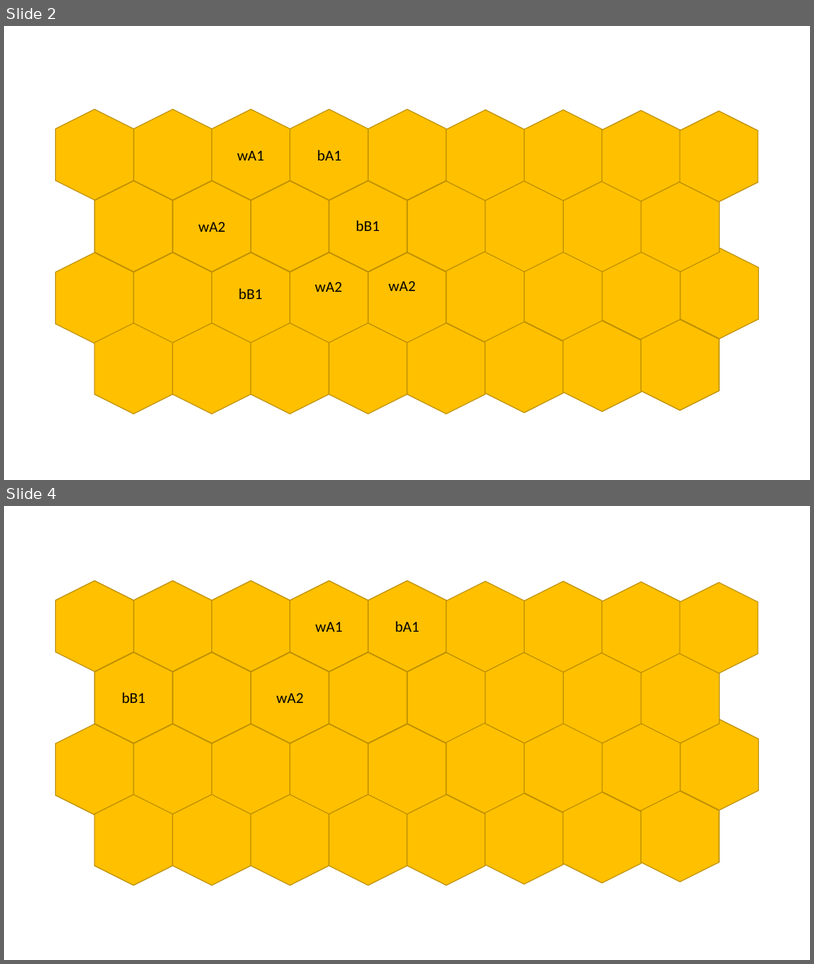
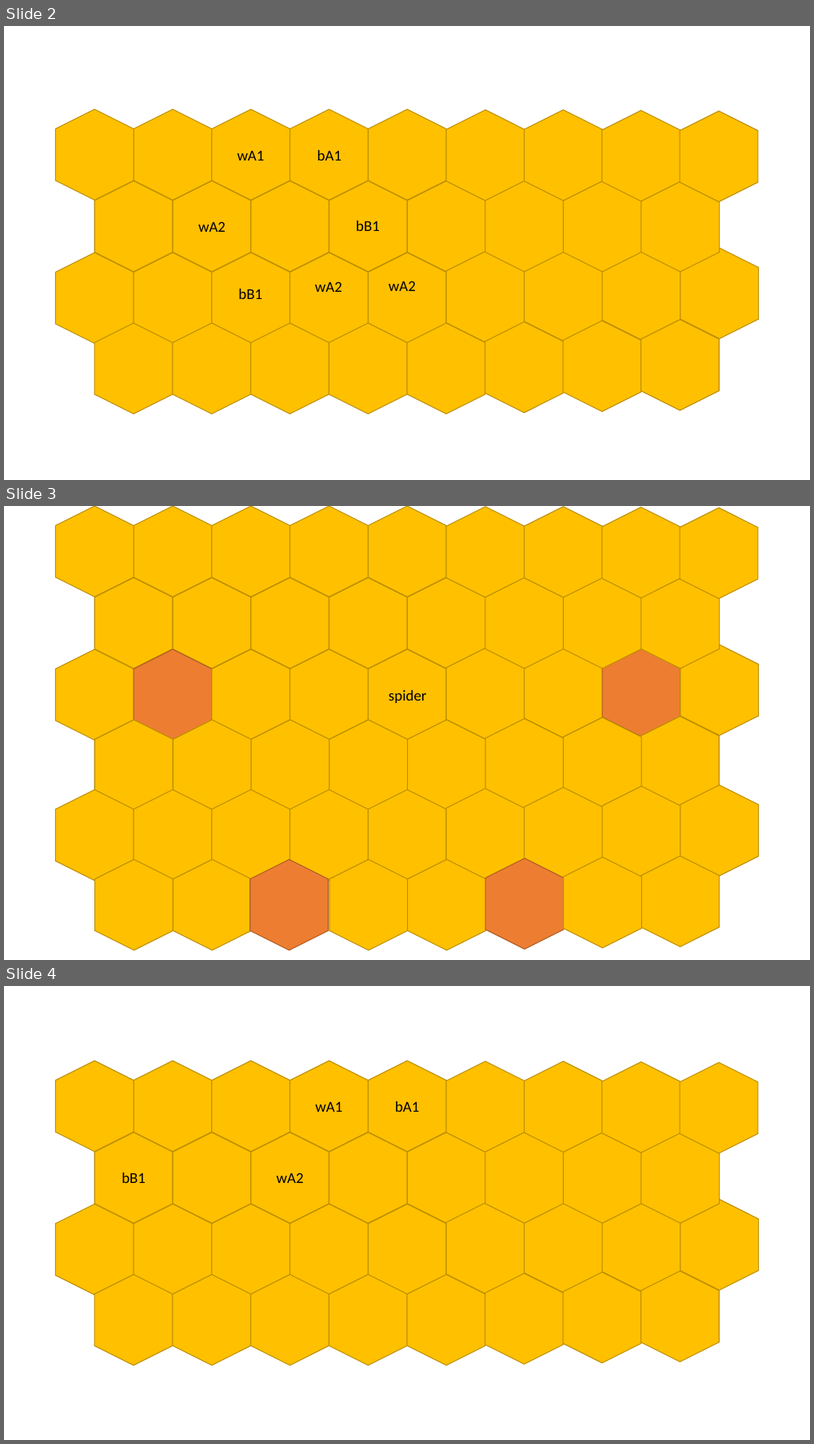
Before and after one commit to ay-sbu/ai-hive-game-python, a slide deck: hive.pptx. Shown one above the other, each under a label of ours: slides 2 and 4 before the commit, slides 2, 3 and 4 after it; the slides between them are not shown. The pictures are 814x964 and 814x1444 pixels, drawn with LibreOffice and Linux fonts; fonts in the diff are those of the drawing. Boxes give left, top, right and bottom in pixels: in the first picture for what was removed or moved away, otherwise in the second. Text is boxed around its words. In the diff, an @@ line names an element or a change of style, - is before the commit and + after.

Commit message:
spider, queen and beetle in complete

```diff
--- a/hive.pptx
+++ b/hive.pptx
@@ slide 3 added at (4, 506, 810, 960), background #FFFFFF @@
@@ group added at (56, 506, 758, 811): 38 hexagons, 1 text @@
+spider
@@ hexagon added at (56, 789, 134, 880), fill #FFC000, outline #BD8E00 1 pt @@
@@ hexagon added at (134, 789, 212, 880), fill #FFC000, outline #BD8E00 1 pt @@
@@ hexagon added at (212, 789, 290, 880), fill #FFC000, outline #BD8E00 1 pt @@
@@ hexagon added at (290, 789, 369, 880), fill #FFC000, outline #BD8E00 1 pt @@
@@ hexagon added at (369, 789, 446, 880), fill #FFC000, outline #BD8E00 1 pt @@
@@ hexagon added at (446, 788, 525, 879), fill #FFC000, outline #BD8E00 1 pt @@
@@ hexagon added at (525, 787, 602, 878), fill #FFC000, outline #BD8E00 1 pt @@
@@ hexagon added at (602, 786, 681, 876), fill #FFC000, outline #BD8E00 1 pt @@
@@ hexagon added at (681, 784, 758, 876), fill #FFC000, outline #BD8E00 1 pt @@
@@ hexagon added at (95, 859, 173, 950), fill #FFC000, outline #BD8E00 1 pt @@
@@ hexagon added at (173, 859, 251, 950), fill #FFC000, outline #BD8E00 1 pt @@
@@ hexagon added at (250, 859, 329, 950), fill #ED7D31, outline #AF5C24 1 pt @@
@@ hexagon added at (330, 859, 408, 950), fill #FFC000, outline #BD8E00 1 pt @@
@@ hexagon added at (408, 859, 486, 950), fill #FFC000, outline #BD8E00 1 pt @@
@@ hexagon added at (486, 858, 564, 948), fill #ED7D31, outline #AF5C24 1 pt @@
@@ hexagon added at (564, 856, 642, 948), fill #FFC000, outline #BD8E00 1 pt @@
@@ hexagon added at (642, 856, 720, 946), fill #FFC000, outline #BD8E00 1 pt @@
```
Also in this commit, not shown: 1 slide removed, 4 other files.
